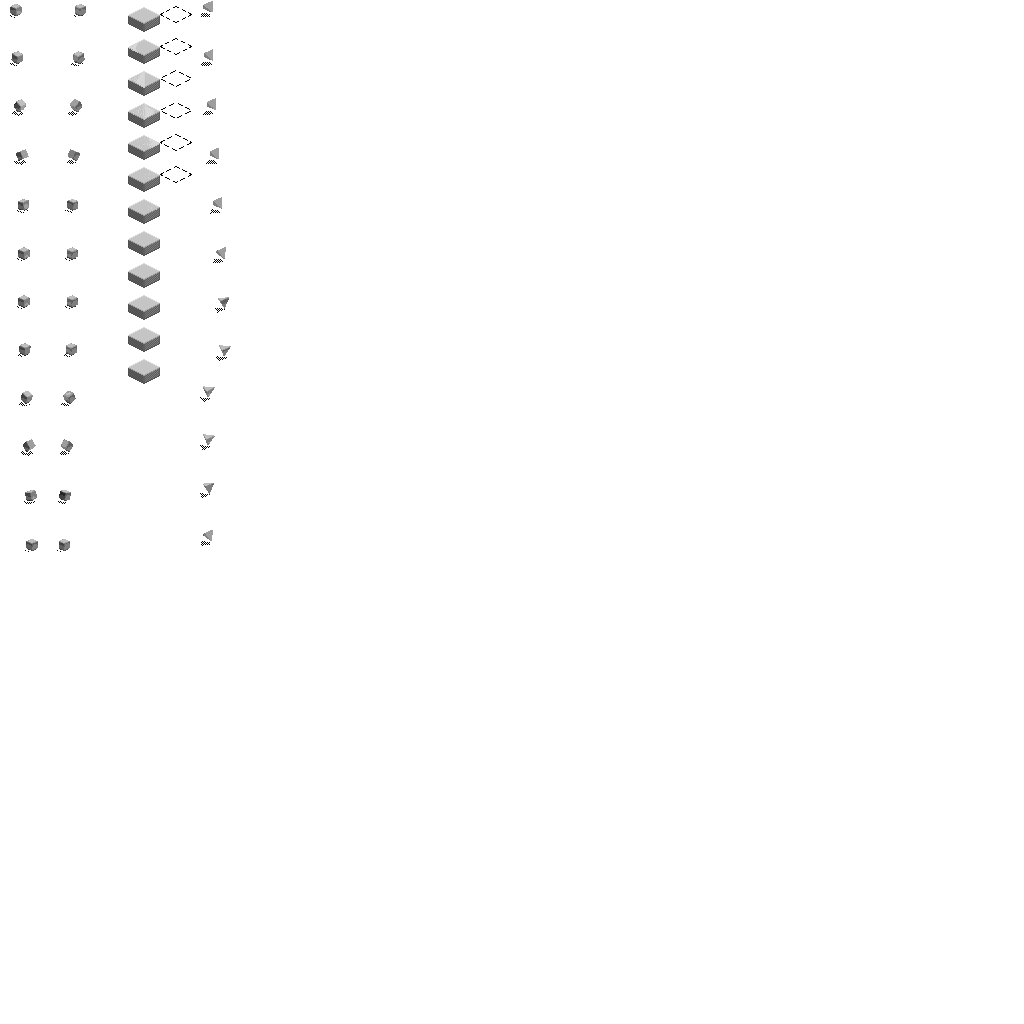
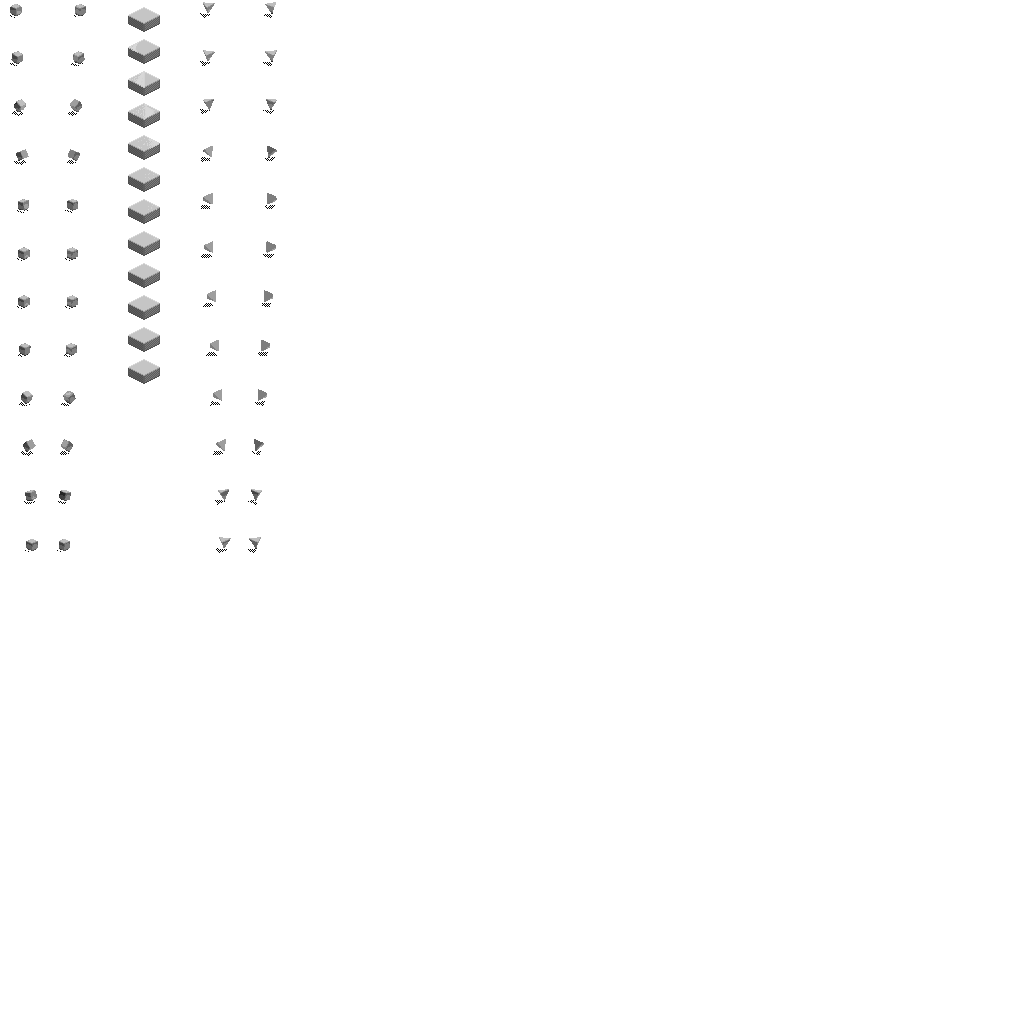
Comparing the layer stacks of the two 1024 × 1024 images. Changes:
pixels changed over [160, 1, 277, 553] (layer not identified)
